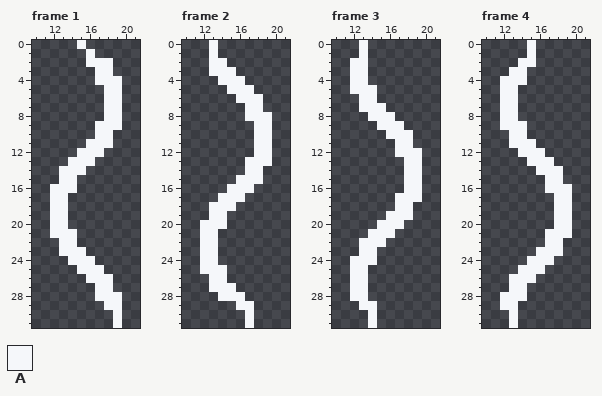
Pixel-art file -- assets/attacks/player/basic_attack.aseprite. That is the earlier state.
32x32 pixels, 6 frames. Shown: frame 1: x 10..21, y 0..31; frame 2: x 10..21, y 0..31; frame 3: x 10..21, y 0..31; frame 4: x 10..21, y 0..31. The commit also changed other frames, which this record leaves out.
Palette (. is transparent): A #f5f7fa
Pixels before, frame 1, first column x 12:
 0 ...A....
 1 ....A...
 2 ....AAA.
 3 .....AA.
 4 .....AAA
 5 ......AA
 6 ......AA
 7 ......AA
 8 ......AA
 9 .....AAA
10 .....AA.
11 ....AAA.
12 ...AAA..
13 ..AAA...
14 .AAA....
15 .AA.....
16 AAA.....
17 AA......
18 AA......
19 AA......
20 AA......
21 AAA.....
22 .AA.....
23 .AAA....
24 ..AAA...
25 ...AAA..
26 ....AAA.
27 .....AA.
28 .....AAA
29 ......AA
30 .......A
31 .......A
Pixels before, frame 2, first column x 12:
 0 .A......
 1 .A......
 2 .AA.....
 3 .AAA....
 4 ..AAA...
 5 ...AAA..
 6 ....AAA.
 7 .....AA.
 8 .....AAA
 9 ......AA
10 ......AA
11 ......AA
12 ......AA
13 .....AAA
14 .....AA.
15 ....AAA.
16 ...AAA..
17 ..AAA...
18 .AAA....
19 .AA.....
20 AAA.....
21 AA......
22 AA......
23 AA......
24 AA......
25 AAA.....
26 .AA.....
27 .AAA....
28 ..AAA...
29 ....AA..
30 .....A..
31 .....A..
Pixels before, frame 3, first column x 12:
 0 .A......
 1 .A......
 2 AA......
 3 AA......
 4 AA......
 5 AAA.....
 6 .AA.....
 7 .AAA....
 8 ..AAA...
 9 ...AAA..
10 ....AAA.
11 .....AA.
12 .....AAA
13 ......AA
14 ......AA
15 ......AA
16 ......AA
17 .....AAA
18 .....AA.
19 ....AAA.
20 ...AAA..
21 ..AAA...
22 .AAA....
23 .AA.....
24 AAA.....
25 AA......
26 AA......
27 AA......
28 AA......
29 .AA.....
30 ..A.....
31 ..A.....
Pixels before, frame 4, first column x 12:
 0 ...A....
 1 ...A....
 2 ..AA....
 3 .AA.....
 4 AAA.....
 5 AA......
 6 AA......
 7 AA......
 8 AA......
 9 AAA.....
10 .AA.....
11 .AAA....
12 ..AAA...
13 ...AAA..
14 ....AAA.
15 .....AA.
16 .....AAA
17 ......AA
18 ......AA
19 ......AA
20 ......AA
21 .....AAA
22 .....AA.
23 ....AAA.
24 ...AAA..
25 ..AAA...
26 .AAA....
27 .AA.....
28 AAA.....
29 AA......
30 .A......
31 .A......
After:
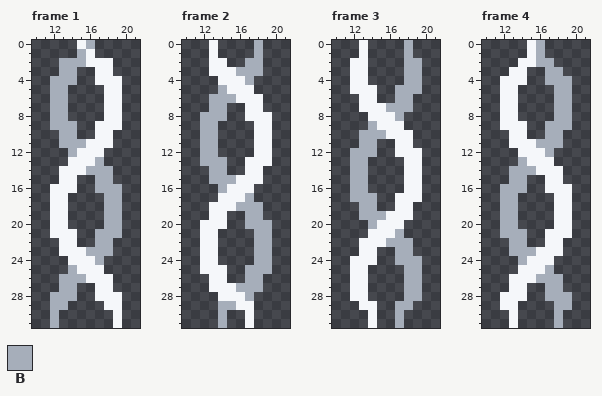
Colours new in this view: B #a6aeba
Log entry: add especial attack to phase 2 in monolyth boss
The edit:
layer "double" now shown
Frame 1, layer "double":
The edit adds colour B in row 0 at x 16; in row 1 at x 15; in row 2 at x 13 to 15; in row 3 at x 13 to 14; in row 4 at x 12 to 14; in rows 5 to 8 at x 12 to 13.
The edit adds colour B in row 9 at x 12 to 14; in row 10 at x 13 to 14; in row 11 at x 13 to 15; in row 12 at x 14; in row 13 at x 17; in row 14 at x 16 to 18.
The edit adds colour B in row 15 at x 17 to 18; in row 16 at x 17 to 19; in rows 17 to 20 at x 18 to 19; in row 21 at x 17 to 19; in row 22 at x 17 to 18; in row 23 at x 16 to 18.
The edit adds colour B in row 24 at x 17; in row 25 at x 14; in row 26 at x 13 to 15; in row 27 at x 13 to 14; in row 28 at x 12 to 14; in row 29 at x 12 to 13.
The edit adds colour B in rows 30 to 31 at x 12.
Frame 2, layer "double":
The edit adds colour B in rows 0 to 1 at x 18; in row 2 at x 17 to 18; in row 3 at x 16 to 18; in row 4 at x 17; in row 5 at x 14; in row 6 at x 13 to 15.
The edit adds colour B in row 7 at x 13 to 14; in row 8 at x 12 to 14; in rows 9 to 12 at x 12 to 13; in row 13 at x 12 to 14; in row 14 at x 13 to 14; in row 15 at x 13 to 15.
The edit adds colour B in row 16 at x 14; in row 17 at x 17; in row 18 at x 16 to 18; in row 19 at x 17 to 18; in row 20 at x 17 to 19; in rows 21 to 24 at x 18 to 19.
The edit adds colour B in row 25 at x 17 to 19; in row 26 at x 17 to 18; in row 27 at x 16 to 18; in row 28 at x 17; in row 29 at x 14 to 15; in rows 30 to 31 at x 14.
Frame 3, layer "double":
The edit adds colour B in rows 0 to 1 at x 18; in rows 2 to 4 at x 18 to 19; in row 5 at x 17 to 19; in row 6 at x 17 to 18; in row 7 at x 16 to 18; in row 8 at x 17.
The edit adds colour B in row 9 at x 14; in row 10 at x 13 to 15; in row 11 at x 13 to 14; in row 12 at x 12 to 14; in rows 13 to 16 at x 12 to 13; in row 17 at x 12 to 14.
The edit adds colour B in row 18 at x 13 to 14; in row 19 at x 13 to 15; in row 20 at x 14; in row 21 at x 17; in row 22 at x 16 to 18; in row 23 at x 17 to 18.
The edit adds colour B in row 24 at x 17 to 19; in rows 25 to 28 at x 18 to 19; in row 29 at x 17 to 18; in rows 30 to 31 at x 17.
Frame 4, layer "double":
The edit adds colour B in rows 0 to 1 at x 16; in row 2 at x 16 to 17; in row 3 at x 17 to 18; in row 4 at x 17 to 19; in rows 5 to 8 at x 18 to 19; in row 9 at x 17 to 19.
The edit adds colour B in row 10 at x 17 to 18; in row 11 at x 16 to 18; in row 12 at x 17; in row 13 at x 14; in row 14 at x 13 to 15; in row 15 at x 13 to 14.
The edit adds colour B in row 16 at x 12 to 14; in rows 17 to 20 at x 12 to 13; in row 21 at x 12 to 14; in row 22 at x 13 to 14; in row 23 at x 13 to 15; in row 24 at x 14.
The edit adds colour B in row 25 at x 17; in row 26 at x 16 to 18; in row 27 at x 17 to 18; in row 28 at x 17 to 19; in row 29 at x 18 to 19; in rows 30 to 31 at x 18.
